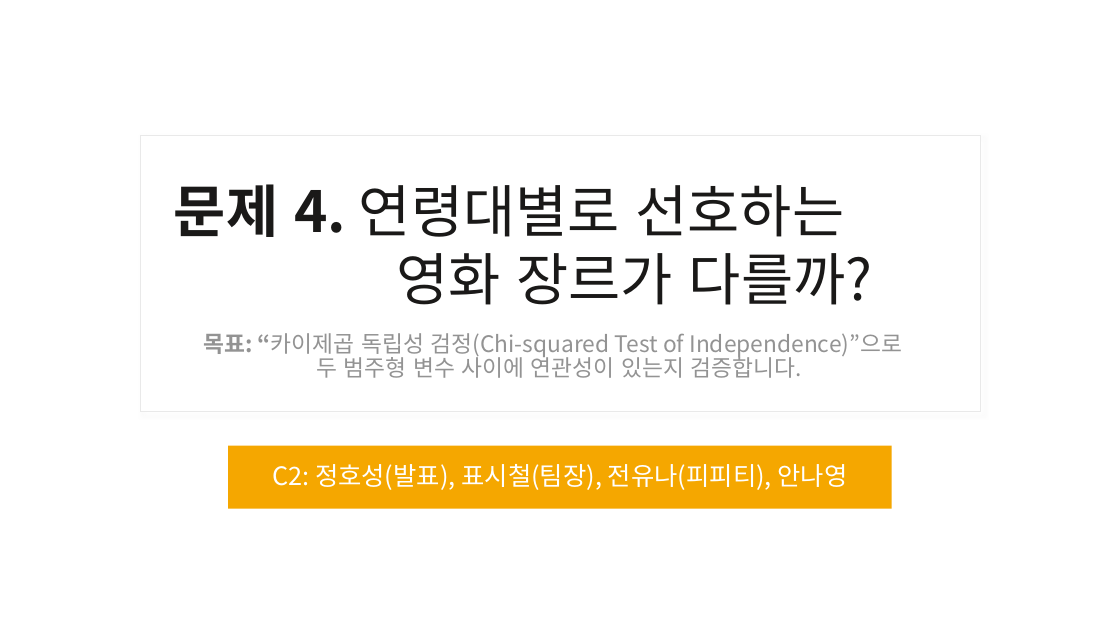
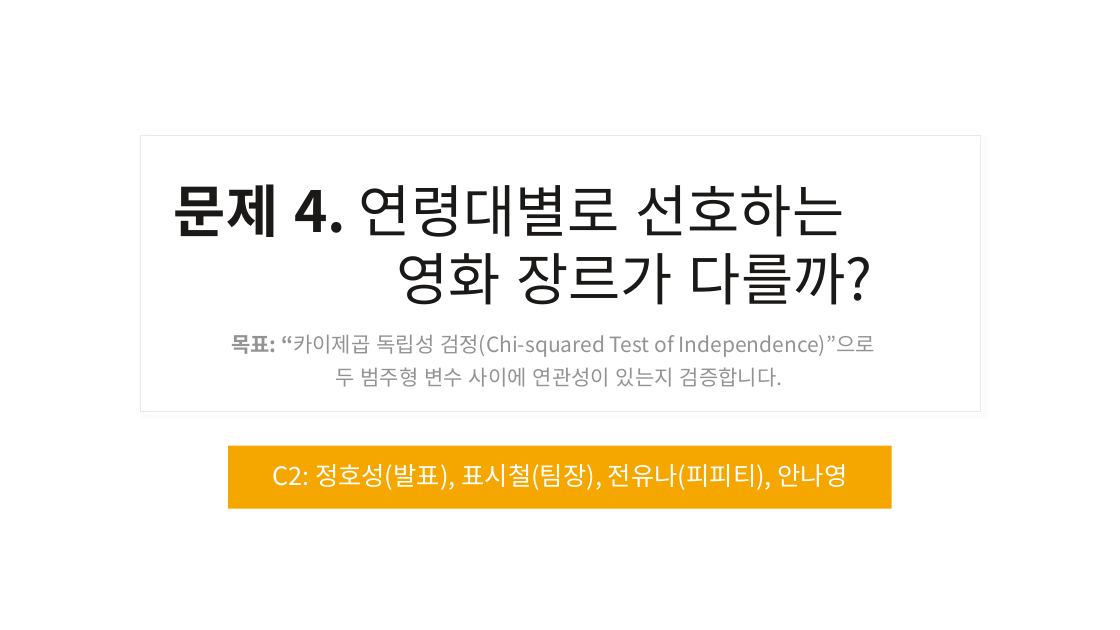
Before and after one commit to msjeonc-stack/ai-data-bootcamp, a slide deck: slide 1 of D014/문제4_발표자료(C2).pptx. Drawn at 1120x630 pixels with LibreOffice and Linux fonts; fonts in the diff are those of the drawing. Boxes give left, top, right and bottom in pixels: in the first picture for what was removed or moved away, otherwise in the second. Text is boxed around its words. In the diff, an @@ line names an element or a change of style, - is before the commit and + after.

Commit message:
D014: 데이터검정실습

```diff
--- a/D014/문제4_발표자료(C2).pptx
+++ b/D014/문제4_발표자료(C2).pptx
@@ text "목표: “카이제곱 독립성 검정(Chi-squared Test ..." at bbox=[231, 335, 875, 387]: size 19.5 to 18 pt; line spacing 0.9 to 1.3 @@
```
Also in this commit, not shown: 8 other slides changed.
